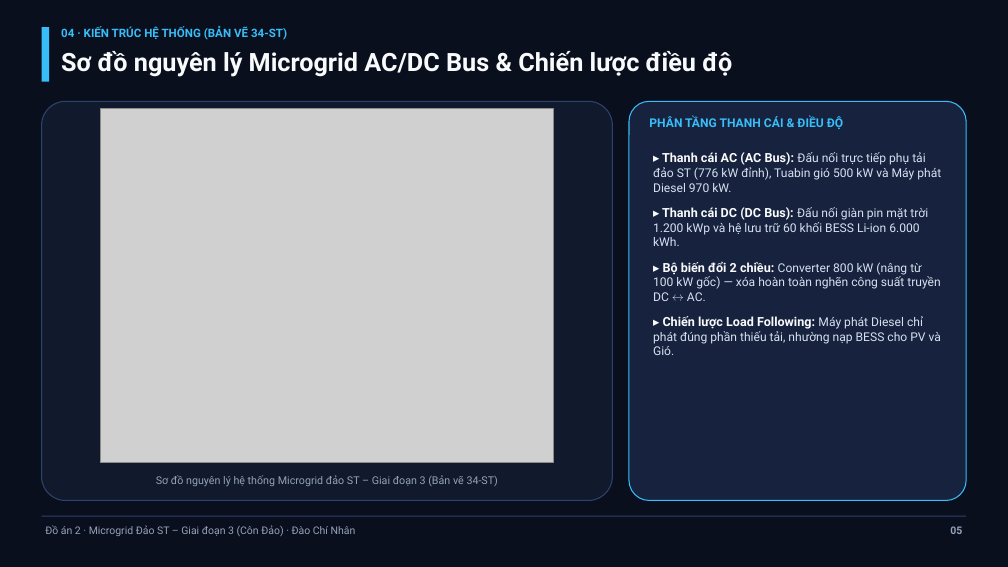
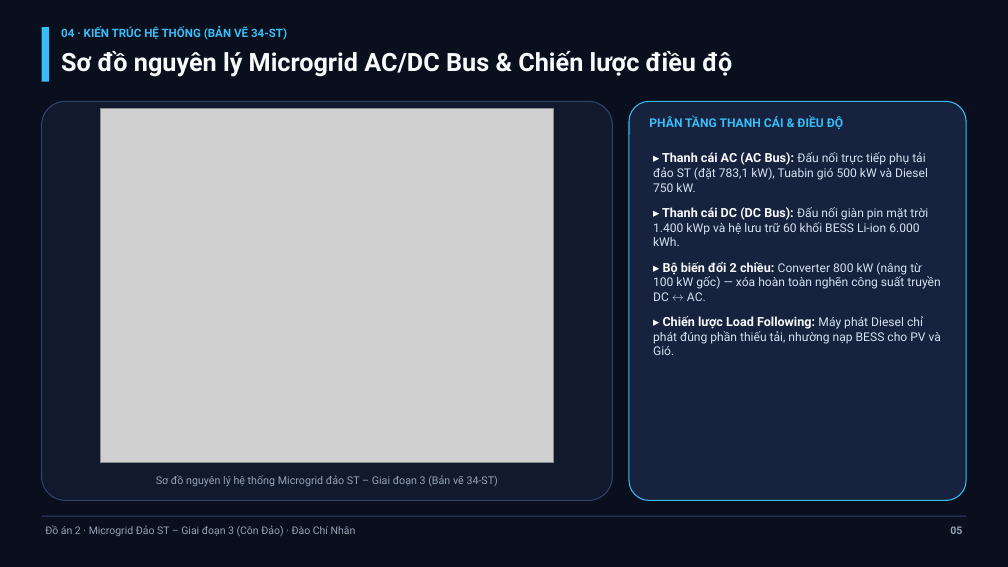
Before and after one commit to huongpro123/DoAn2_Microgrid_ConDao_ChiNhan, a slide deck: slide 5 of HO_SO_NOP_BAO_CAO_CHINH_THUC/07_Slide_Thuyet_Trinh_15_Trang_ST_Giai_Doan_3.pptx. Drawn at 1008x567 pixels with LibreOffice and Linux fonts; fonts in the diff are those of the drawing; grey boxes stand for pictures. Boxes give left, top, right and bottom in pixels: in the first picture for what was removed or moved away, otherwise in the second. Text is boxed around its words. In the diff, an @@ line names an element or a change of style, - is before the commit and + after.

```diff
--- a/HO_SO_NOP_BAO_CAO_CHINH_THUC/07_Slide_Thuyet_Trinh_15_Trang_ST_Giai_Doan_3.pptx
+++ b/HO_SO_NOP_BAO_CAO_CHINH_THUC/07_Slide_Thuyet_Trinh_15_Trang_ST_Giai_Doan_3.pptx
@@ text at bbox=[653, 152, 928, 246]: text changed @@
-▸ Thanh cái AC (AC Bus): Đấu nối trực tiếp phụ tải đảo ST (776 kW đỉnh), Tuabin gió 500 kW và Máy phát Diesel 970 kW.
-▸ Thanh cái DC (DC Bus): Đấu nối giàn pin mặt trời 1.200 kWp và hệ lưu trữ 60 khối BESS Li-ion 6.000 kWh.
+▸ Thanh cái AC (AC Bus): Đấu nối trực tiếp phụ tải đảo ST (đặt 783,1 kW), Tuabin gió 500 kW và Diesel 750 kW.
+▸ Thanh cái DC (DC Bus): Đấu nối giàn pin mặt trời 1.400 kWp và hệ lưu trữ 60 khối BESS Li-ion 6.000 kWh.
```
Also in this commit, not shown: 14 other slides changed, 22 other files.
